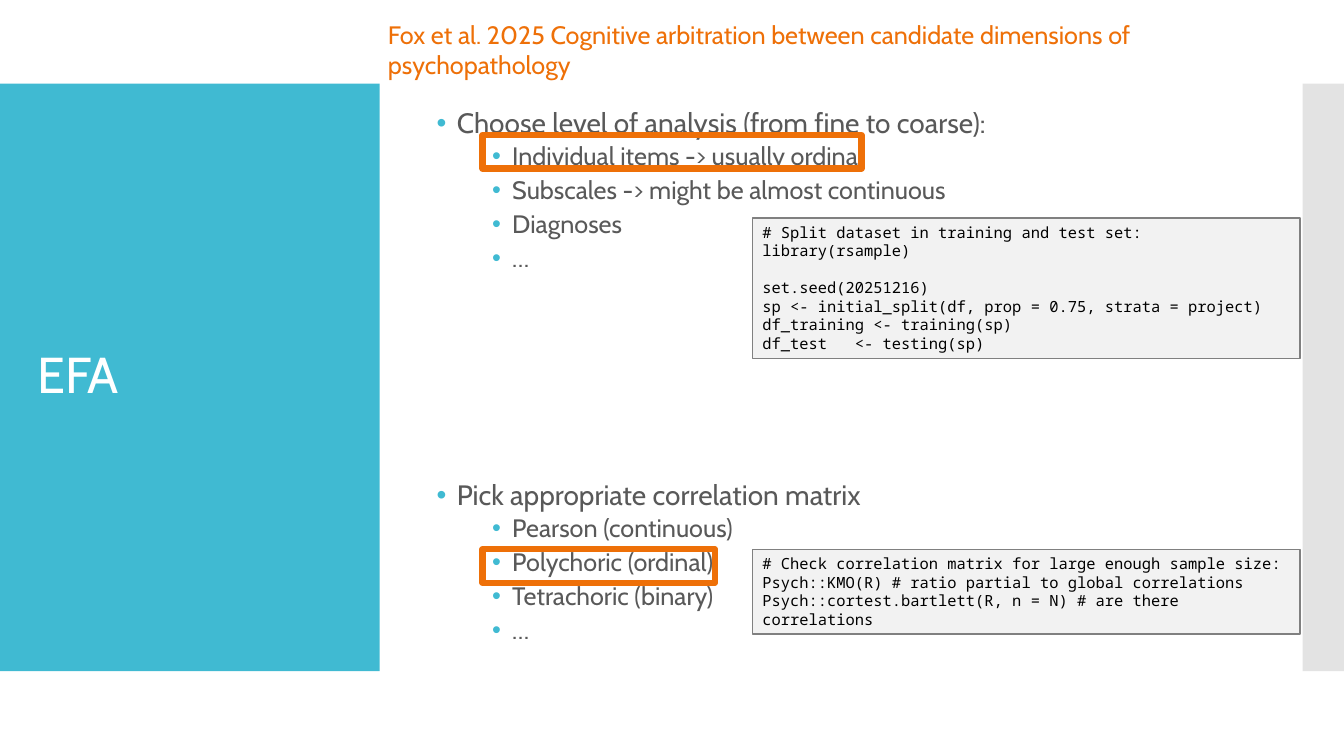
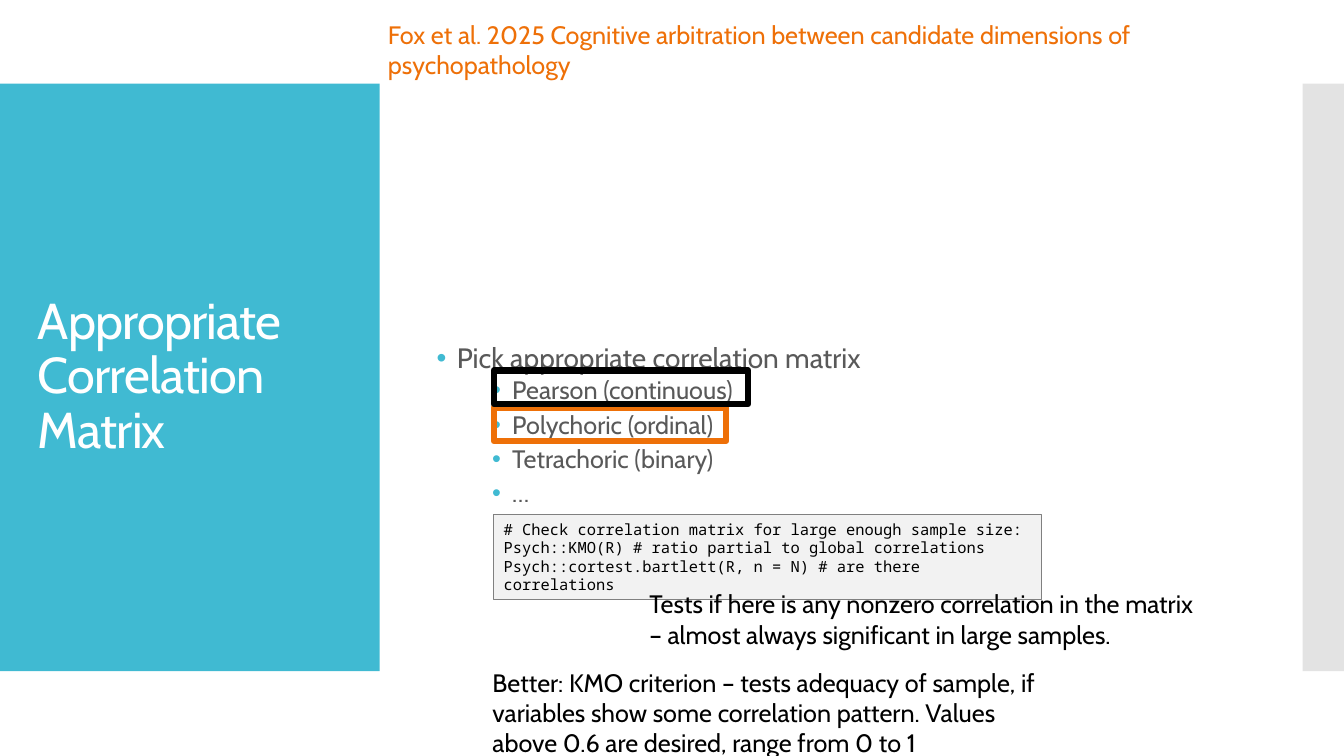
Before and after one commit to SaWilk/Clinical_Backbone_RU5389, a slide deck: slide 7 of information/Factor Analysis.pptx (slide 2 before the commit). Drawn at 1344x756 pixels with LibreOffice and Linux fonts; fonts in the diff are those of the drawing. Boxes give left, top, right and bottom in pixels: in the first picture for what was removed or moved away, otherwise in the second. Text is boxed around its words. In the diff, an @@ line names an element or a change of style, - is before the commit and + after.

```diff
--- a/information/Factor Analysis.pptx
+++ b/information/Factor Analysis.pptx
@@ text at box(457, 112, 986, 239): paragraphs removed @@
-• Choose level of analysis (from fine to coarse):
-  • Individual items -> usually ordinal
-  • Subscales -> might be almost continuous
-  • Diagnoses
-  • …
@@ rectangle removed at box(483, 135, 862, 168) @@
@@ rectangle removed at box(752, 218, 1300, 359) @@
-# Split dataset in training and test set:
-library(rsample)
-set.seed(20251216)
-sp <- initial_split(df, prop = 0.75, strata = project) df_training <- training(sp)
-df_test <- testing(sp)
@@ title at box(38, 303, 281, 449): text changed @@
-EFA
+Appropriate Correlation Matrix
@@ rectangle added at box(494, 370, 749, 403), outline #000000 4.5 pt @@
@@ rectangle: place and size @@
-rectangle at box(483, 549, 716, 583)
+rectangle at box(494, 407, 727, 441)
@@ rectangle "# Check correlation matrix for ...": place and size @@
-rectangle "# Check correlation matrix for ..." at box(752, 549, 1300, 634)
+rectangle "# Check correlation matrix for ..." at box(494, 515, 1042, 600)
@@ text added at box(649, 593, 1193, 650), 18 pt, text #000000 @@
+Tests if here is any nonzero correlation in the matrix – almost always significant in large samples.
@@ text added at box(492, 673, 1035, 756), 18 pt, text #000000 @@
+Better: KMO criterion – tests adequacy of sample, if variables show some correlation pattern. Values above 0.6 are desired, range from 0 to 1
```
Also in this commit, not shown: 2 other slides changed, 10 slides added, 15 other files.
